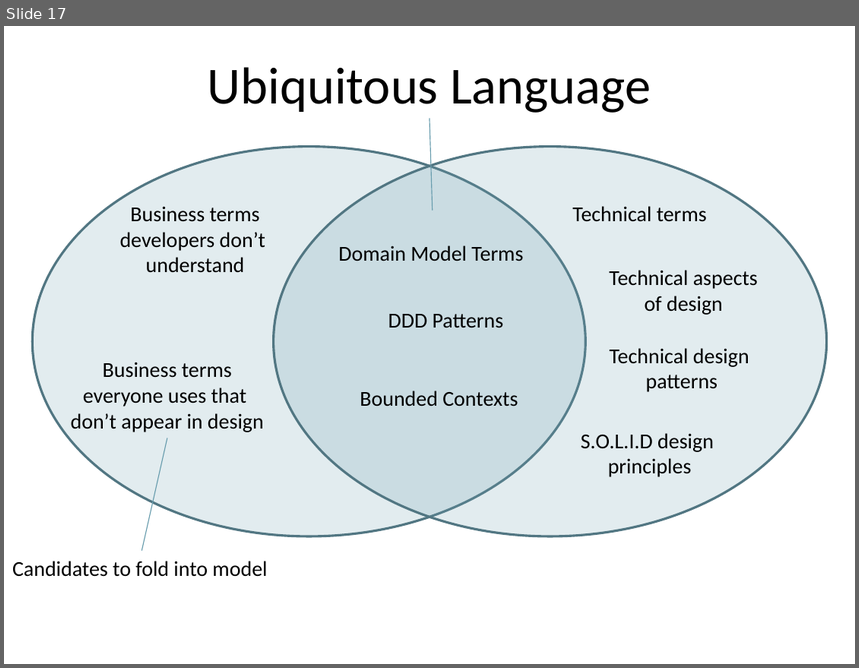
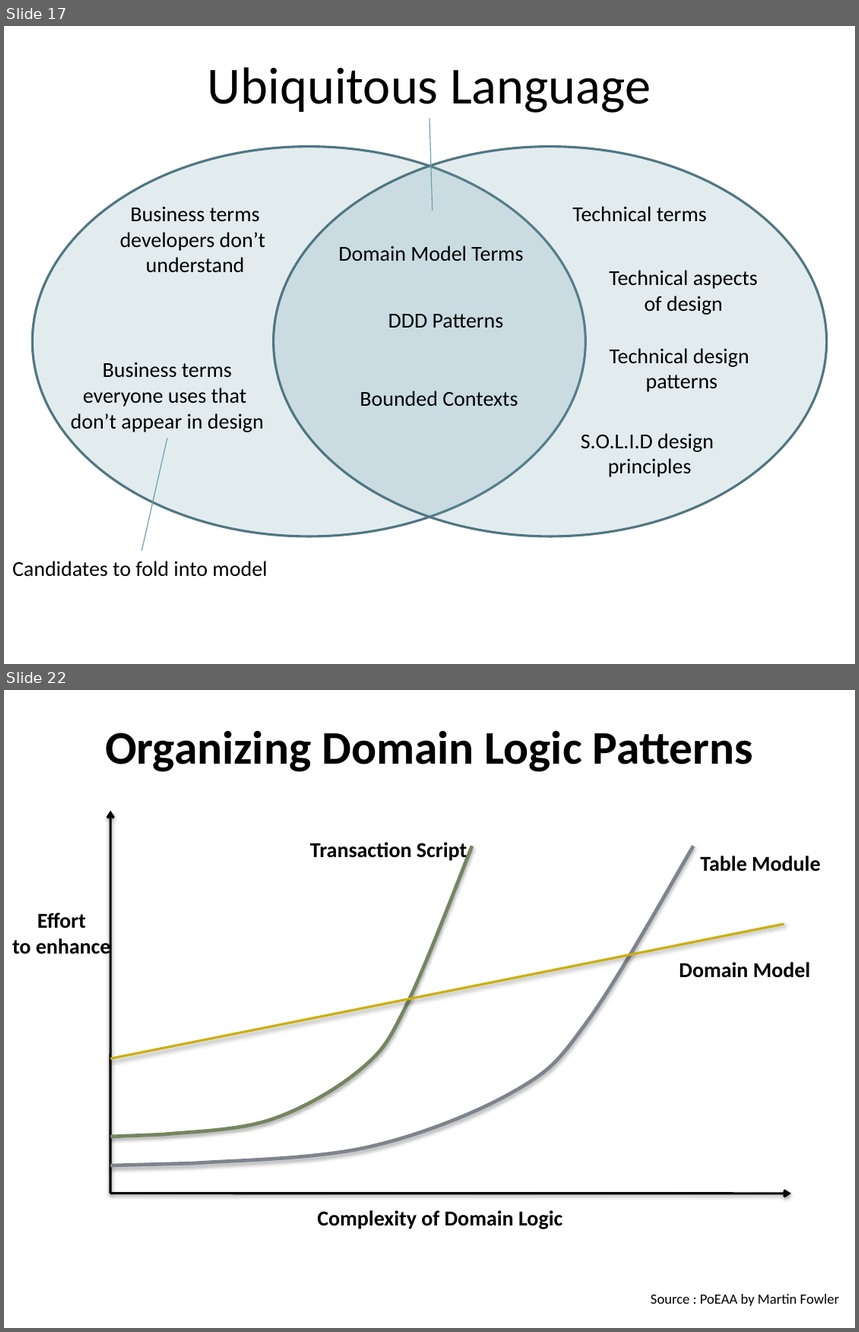
Before and after one commit to arturtv/dddpresentation, a slide deck: Domain-DrivenDesign.A.Trosin.pptx. Shown one above the other, each under a label of ours: slide 17 before the commit, slides 17 and 22 after it; the slides between them are not shown. The pictures are 859x668 and 859x1332 pixels, drawn with LibreOffice and Linux fonts; fonts in the diff are those of the drawing. Boxes give left, top, right and bottom in pixels: in the first picture for what was removed or moved away, otherwise in the second. Text is boxed around its words. In the diff, an @@ line names an element or a change of style, - is before the commit and + after.

```diff
--- a/Domain-DrivenDesign.A.Trosin.pptx
+++ b/Domain-DrivenDesign.A.Trosin.pptx
@@ slide 22 added at [4, 690, 855, 1328], background #FFFFFF @@
@@ title added at [105, 730, 754, 772], 39.6 pt, text #000000, bold @@
+Organizing Domain Logic Patterns
@@ arrow added from (110, 1194) to (110, 811), #000000 2 pt @@
@@ freeform shape added at [110, 846, 693, 1166], outline #7E848D 3 pt @@
@@ freeform shape added at [110, 846, 472, 1137], outline #748560 3 pt @@
@@ text added at [310, 842, 467, 862], 18 pt, text #000000, bold @@
+Transaction Script
@@ text added at [700, 856, 820, 872], 18 pt, text #000000, bold @@
+Table Module
@@ text added at [12, 913, 111, 958], 18 pt, text #000000, bold @@
+Effort
+to enhance
@@ line added from (110, 1059) to (785, 924), #CCAF0A 2 pt @@
@@ text added at [679, 962, 810, 978], 18 pt, text #000000, bold @@
+Domain Model
@@ arrow added from (110, 1194) to (791, 1194), #000000 2 pt @@
@@ text added at [317, 1211, 563, 1230], 18 pt, text #000000, bold @@
+Complexity of Domain Logic
@@ text added at [651, 1294, 839, 1306], 12 pt, text #000000 @@
+Source : PoEAA by Martin Fowler
```
Also in this commit, not shown: 2 slides changed, 5 other slides added, 3 slides removed.
